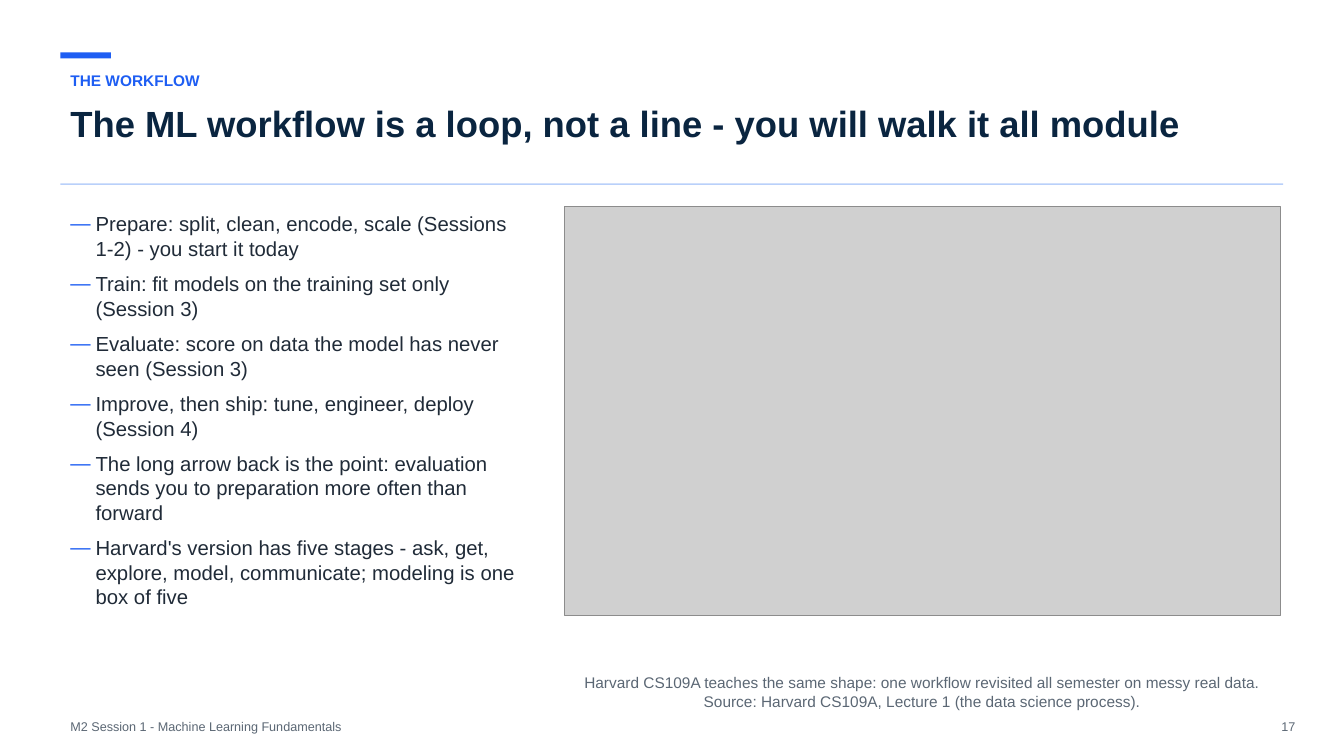
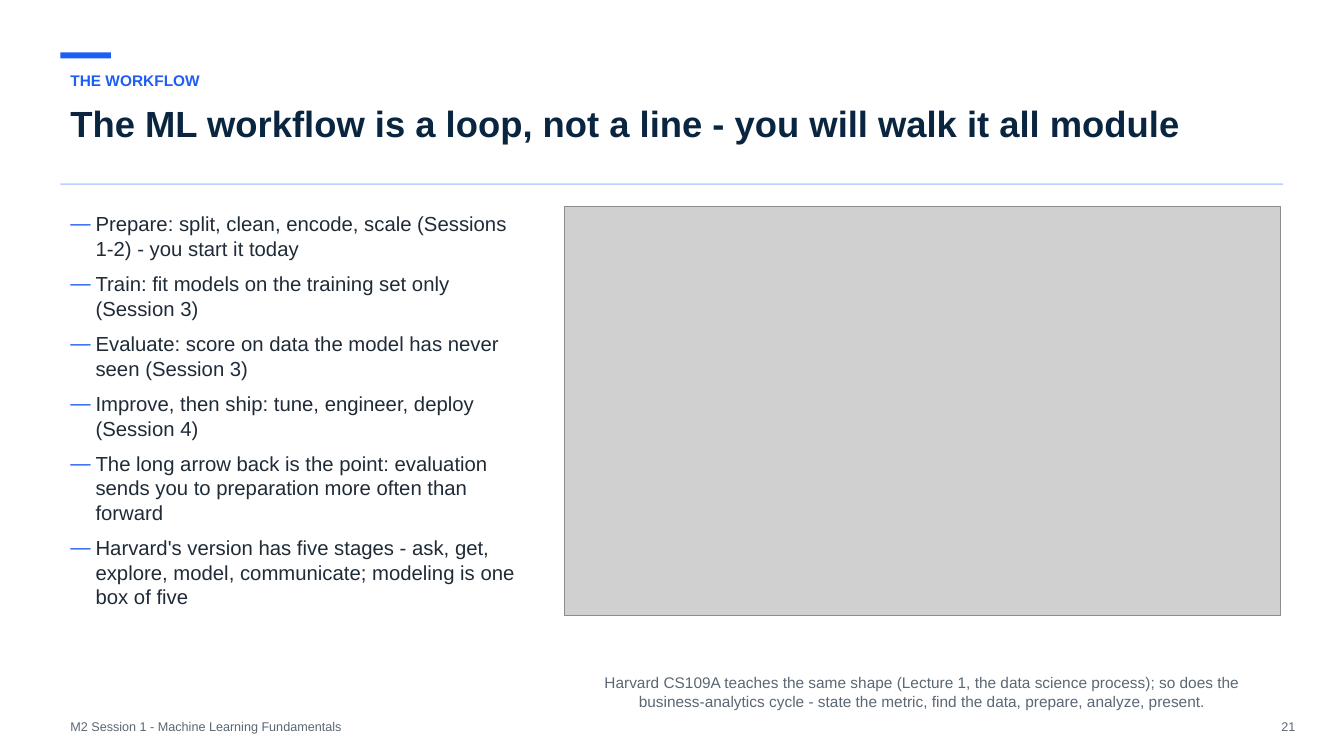
Before and after one commit to koenossendrijver/fontys-tech-exercises, a slide deck: slide 21 of presentations/m2-session-1-machine-learning-fundamentals.pptx (slide 17 before the commit). Drawn at 1344x756 pixels with LibreOffice and Linux fonts; fonts in the diff are those of the drawing; grey boxes stand for pictures. Boxes give left, top, right and bottom in pixels: in the first picture for what was removed or moved away, otherwise in the second. Text is boxed around its words. In the diff, an @@ line names an element or a change of style, - is before the commit and + after.

```diff
--- a/presentations/m2-session-1-machine-learning-fundamentals.pptx
+++ b/presentations/m2-session-1-machine-learning-fundamentals.pptx
@@ text at bbox=[604, 677, 1238, 710]: text changed @@
-Harvard CS109A teaches the same shape: one workflow revisited all semester on messy real data. Source: Harvard CS109A, Lecture 1 (the data science process).
+Harvard CS109A teaches the same shape (Lecture 1, the data science process); so does the business-analytics cycle - state the metric, find the data, prepare, analyze, present.
@@ text at bbox=[1281, 722, 1295, 731]: text changed @@
-17
+21
```
Also in this commit, not shown: 16 other slides changed, 4 slides added, 4 other files.
